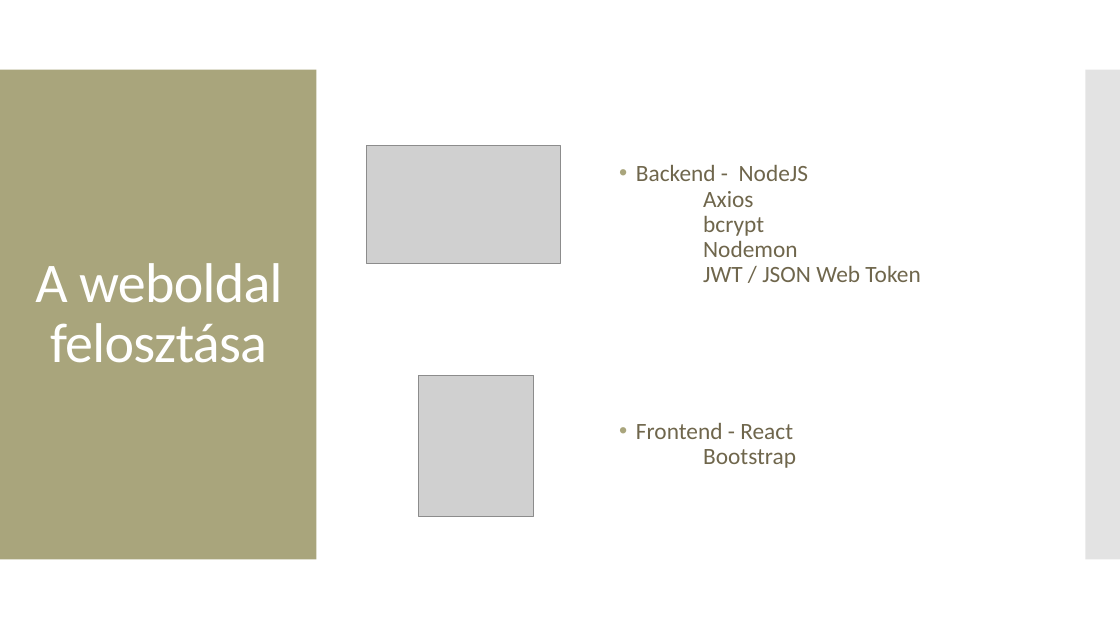
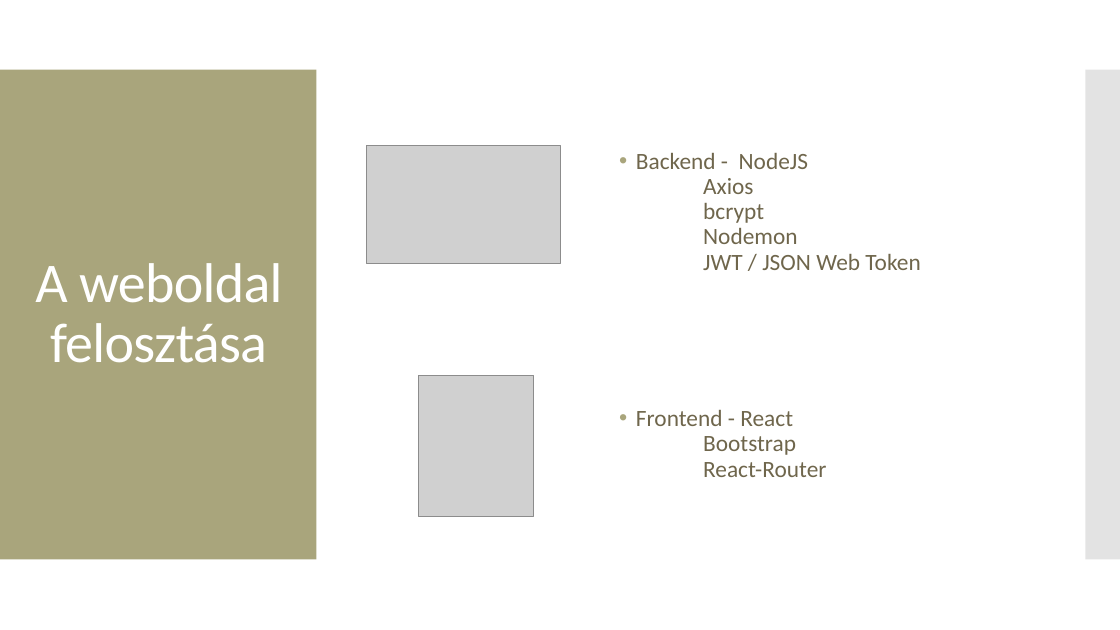
Before and after one commit to ramhap00/ramhapgergo, a slide deck: slide 4 of prezentáció.pptx. Drawn at 1120x630 pixels with LibreOffice and Linux fonts; fonts in the diff are those of the drawing; grey boxes stand for pictures. Boxes give left, top, right and bottom in pixels: in the first picture for what was removed or moved away, otherwise in the second. Text is boxed around its words. In the diff, an @@ line names an element or a change of style, - is before the commit and + after.

```diff
--- a/prezentáció.pptx
+++ b/prezentáció.pptx
@@ text at <box>636,410,826,477</box>: text changed @@
-• Frontend - React
-  Bootstrap
+• Frontend - React
+  Bootstrap
+  React-Router
```
Also in this commit, not shown: 1 other slide changed, 4 other files.
